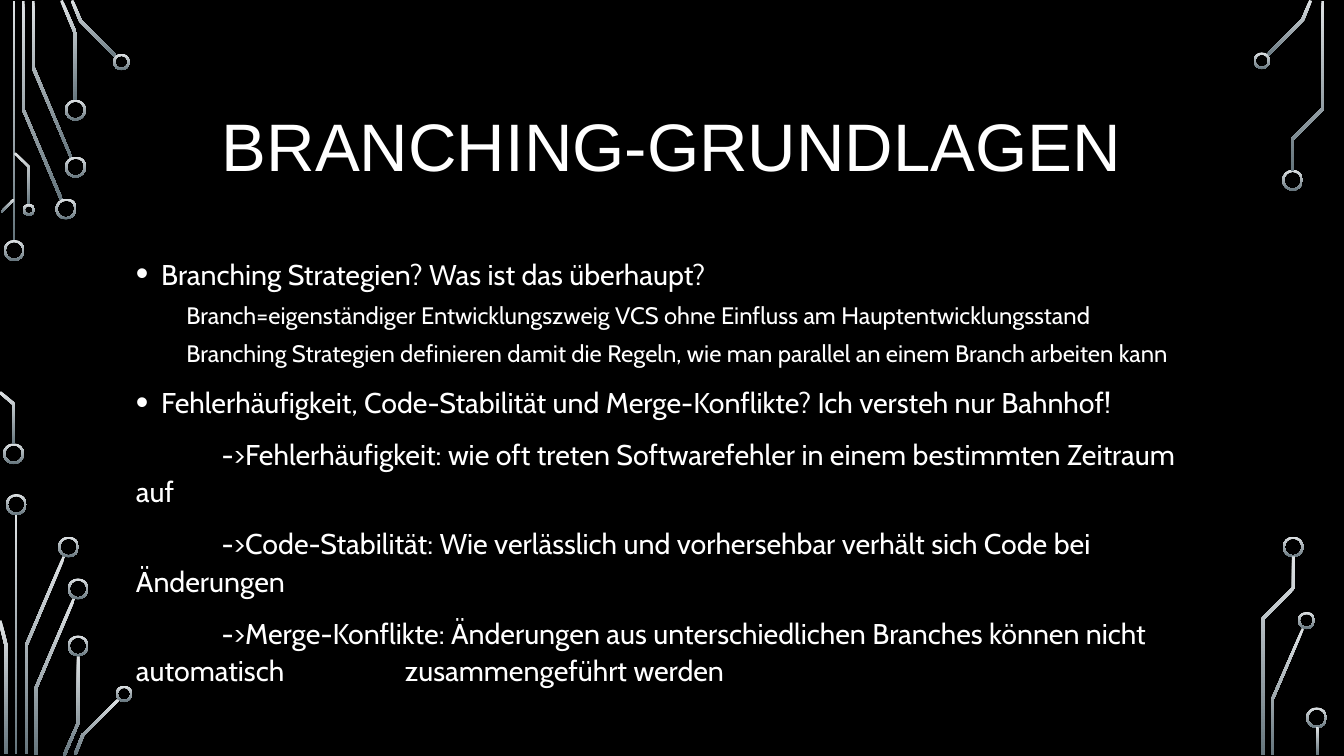
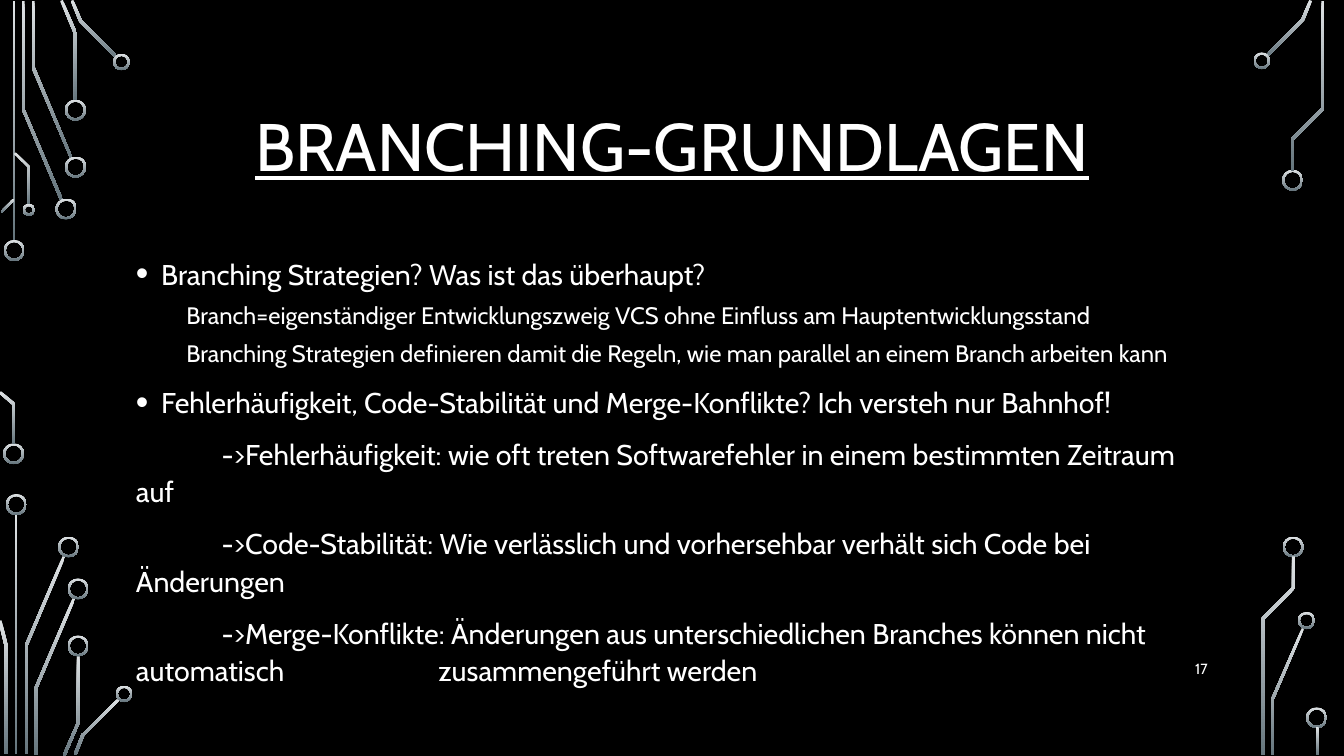
Before and after one commit to Igelkaempfer/Versionsverwaltungssystem-Poster, a slide deck: slide 17 of Versionskontrollsysteme im Softwareengineering (1).pptx (slide 15 before the commit). Drawn at 1344x756 pixels with LibreOffice and Linux fonts; fonts in the diff are those of the drawing; background and template pictures are left out. Boxes give left, top, right and bottom in pixels: in the first picture for what was removed or moved away, otherwise in the second. Text is boxed around its words. In the diff, an @@ line names an element or a change of style, - is before the commit and + after.

```diff
--- a/Versionskontrollsysteme im Softwareengineering (1).pptx
+++ b/Versionskontrollsysteme im Softwareengineering (1).pptx
@@ title "BRANCHING-GRUNDLAGEN" at [255,123,1088,180]: font Arial to Cabin, underline on @@
@@ page number added at [1195,663,1208,674], 10.5 pt, text #FFFFFF @@
+17
```
Also in this commit, not shown: 17 other slides changed, 9 slides added, 2 slides removed.
